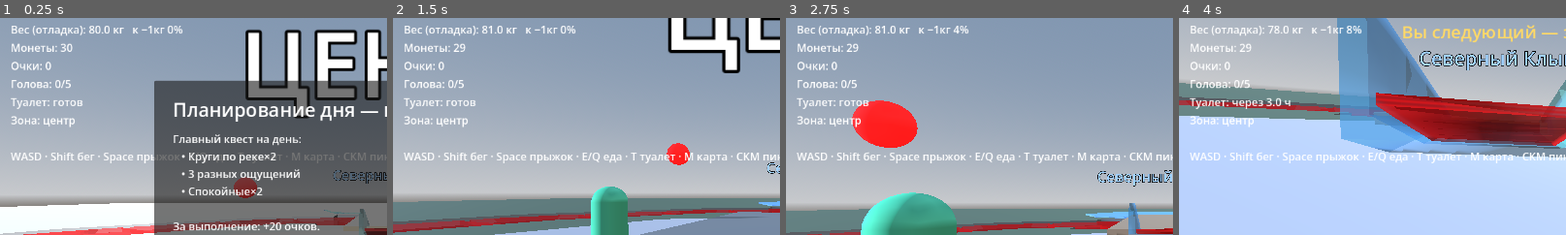
Above: before the commit, frames 1-4 (left to right).
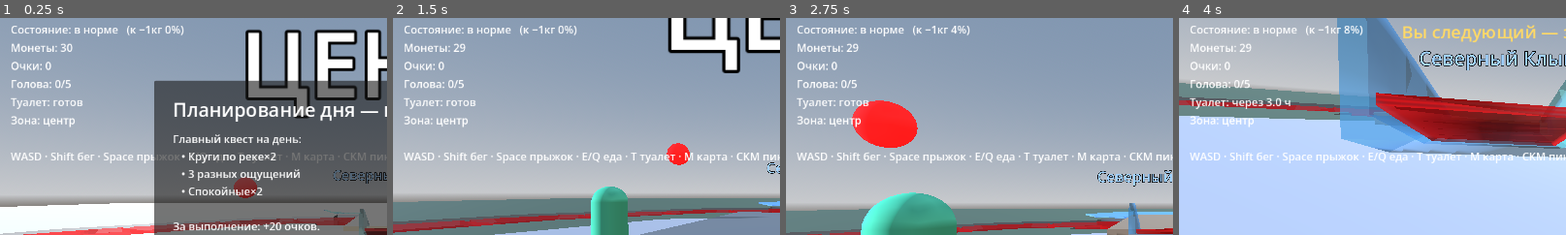
Above: after the commit, the same moments.

Repository: evangelipeep/Red-Wave
Game: Godot game, scene res://world/ParkGreybox.tscn
The game is run twice, just before and just after one commit, with the same random seed, the same clock (stepped at 60 frames per second) and the same inputs. The project has no main scene, so this scene is started directly.
Inputs (mouse positions are % of the whole screen's width and height, from its top left):
- Up to frame 1 (0.25 s): no input
- Up to frame 2 (1.5 s): tap Enter (ui_accept) at 0.5 s; drag from (91, 83) to (60, 28) at 0.52 s; move the mouse to (45, 50) at 1.27 s; hold W (move_forward) from 1.28 s (still down); tap E (eat_snack) at 1.35 s
- Up to frame 3 (2.75 s): keep holding W (move_forward); tap Space (jump) at 1.52 s; move the mouse to (52, 48) at 2.02 s; hold Middle mouse button (ping) from 2.03 s (still down)
- Up to frame 4 (4 s): keep holding W (move_forward); move the mouse to (49, 52) at 2.77 s; release Middle mouse button (ping) at 2.78 s; tap Shift (sprint) at 2.85 s; click (49, 52) at 2.92 s; tap Space (jump) at 3.02, 3.77 s; move the mouse to (57, 51) at 3.52 s; hold T (toilet) from 3.53 s (still down)
The pictures show only the part of the screen within x 0-50%, y 9-59%; the shares and areas given below are measured in that part.

The runs differ from the first frame. In frame 1, 0.7% of the frame differs, in the area x 3-48%, y 3-9%; in frame 2, 0.7%; in frame 3, 0.7%; in frame 4, 0.7%.

Commit message:
feat(weight): скрыл точный вес на HUD — только состояние + калории; число на весах
Co-Authored-By: Claude Opus 4.8 <noreply@anthropic.com>

Diff:
--- a/ui/HUD.gd
+++ b/ui/HUD.gd
@@ -35,9 +35,9 @@
 func _process(delta: float) -> void:
 	_time.text = "%s   (%s)" % [Clock.game_time_string(), _phase_ru(Clock.phase())]
 	_cal.text = "Сожжено: %.0f ккал" % WeightSystem.calories_burned
-	var lock := "  ⛔экстрим" if not WeightSystem.can_ride_extreme() else ""
-	_weight.text = "Вес (отладка): %.1f кг   к −1кг %.0f%%%s" % [
-		WeightSystem.kg, WeightSystem.burn_progress() * 100.0, lock]
+	# Точный вес скрыт — только состояние (число узнаёшь на весах).
+	_weight.text = "Состояние: %s   (к −1кг %.0f%%)" % [
+		_weight_band(), WeightSystem.burn_progress() * 100.0]
 	_coins.text = "Монеты: %d" % RunState.coins
 	_score.text = "Очки: %d" % RunState.score
 	_dizzy.text = "Голова: %d/%d" % [RunState.dizziness, GameConstants.DIZZY_MAX]
@@ -57,6 +57,15 @@
 	_toast.text = message
 	_toast_time = 3.0
 
+func _weight_band() -> String:
+	if not WeightSystem.can_ride_extreme():
+		return "⛔ перебор — на экстрим не пустят"
+	if WeightSystem.kg >= 88.0:
+		return "тяжеловато"
+	if WeightSystem.kg <= 73.0:
+		return "налегке"
+	return "в норме"
+
 func _zone_ru(z: String) -> String:
 	match z:
 		"klyk": return "Северный Клык"
--- a/ui/HUD.tscn
+++ b/ui/HUD.tscn
@@ -19,7 +19,7 @@
 text = "Сожжено: 0 ккал"
 
 [node name="Weight" type="Label" parent="VBox"]
-text = "Вес (отладка): 80.0 кг"
+text = "Состояние: в норме"
 
 [node name="Coins" type="Label" parent="VBox"]
 text = "Монеты: 10"
